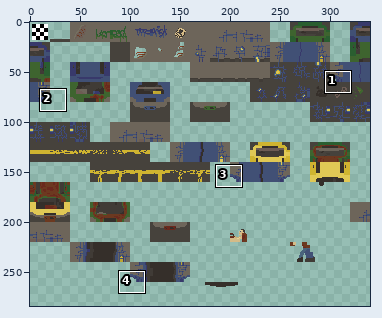
Two versions of one sprite sheet, tilesets/TilMainTiles/output_tileset.png. Above: a wide view before the commit, with the close-up outlined.
Close-up. As it was:
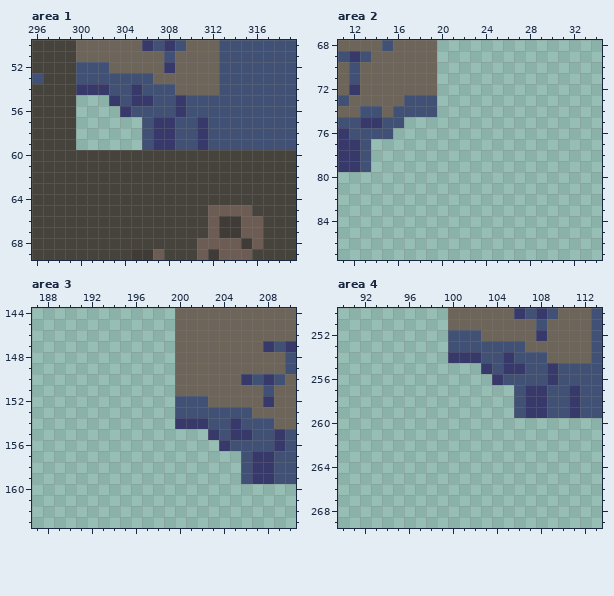
The file is 340x360 pixels. Shown: area 1: x 296..319, y 50..69; area 2: x 11..34, y 68..87; area 3: x 187..210, y 144..163; area 4: x 90..113, y 250..269. The wide view leaves out empty margins. The commit also changed other parts of the picture, which this record leaves out.
After:
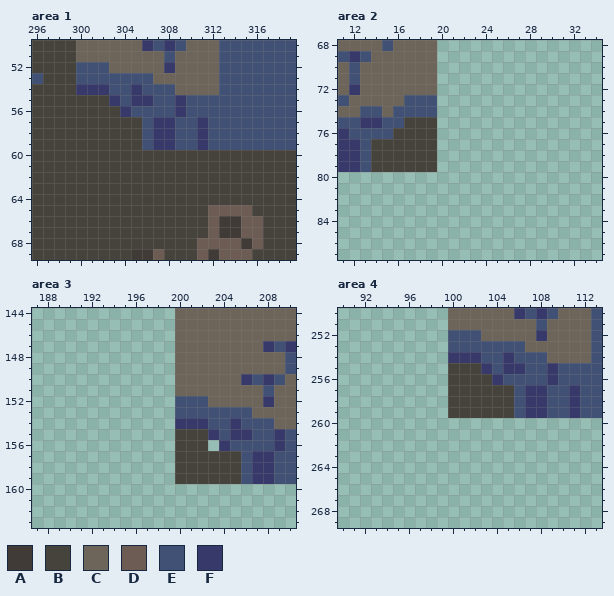
Palette (. is transparent): A #403b36  B #46423c  C #6d655a  D #6d5c54  E #415075  F #38396b
Changes in this commit:
--- area 1
@@ x 298..307 @@
 54 BBFFFEEFEE
-55 BB...FEFFE
-56 BB....FEEE
-57 BB......EF
-58 BB......EF
-59 BB......EF
+55 BBBBBFEFFE
+56 BBBBBBFEEE
+57 BBBBBBBBEF
+58 BBBBBBBBEF
+59 BBBBBBBBEF
 60 BBBBBBBBBB
--- area 2
@@ x 12..21 @@
 74 CEECEEEE..
-75 EFFEE.....
-76 EEEE......
-77 FE........
-78 FE........
-79 FE........
+75 EFFEEBBB..
+76 EEEEBBBB..
+77 FEBBBBBB..
+78 FEBBBBBB..
+79 FEBBBBBB..
 80 ..........
--- area 3
@@ x 198..207 @@
 154 ..FFFEEFEE
-155 .....FEFFE
-156 ......FEEE
-157 ........EF
-158 ........EF
-159 ........EF
+155 ..BBBFEFFE
+156 ..BBB.FEEE
+157 ..BBBBBBEF
+158 ..BBBBBBEF
+159 ..BBBBBBEF
 160 ..........
--- area 4
@@ x 98..107 @@
 254 ..FFFEEFEE
-255 .....FEFFE
-256 ......FEEE
-257 ........EF
-258 ........EF
-259 ........EF
+255 ..BBBFEFFE
+256 ..BBBBFEEE
+257 ..BBBBBBEF
+258 ..BBBBBBEF
+259 ..BBBBBBEF
 260 ..........
Changed places in both close-ups, as pixel boxes (x1, y1, x2, y2):
added: (76, 95, 142, 150)
added: (371, 117, 437, 172)
added: (175, 429, 241, 484)
added: (448, 363, 514, 418)
